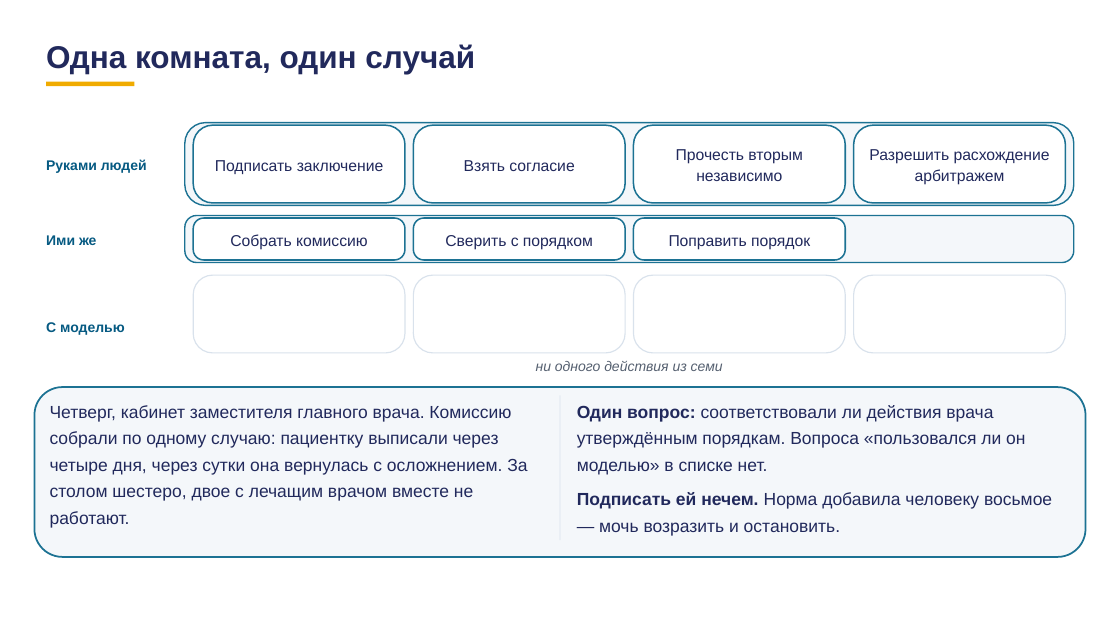
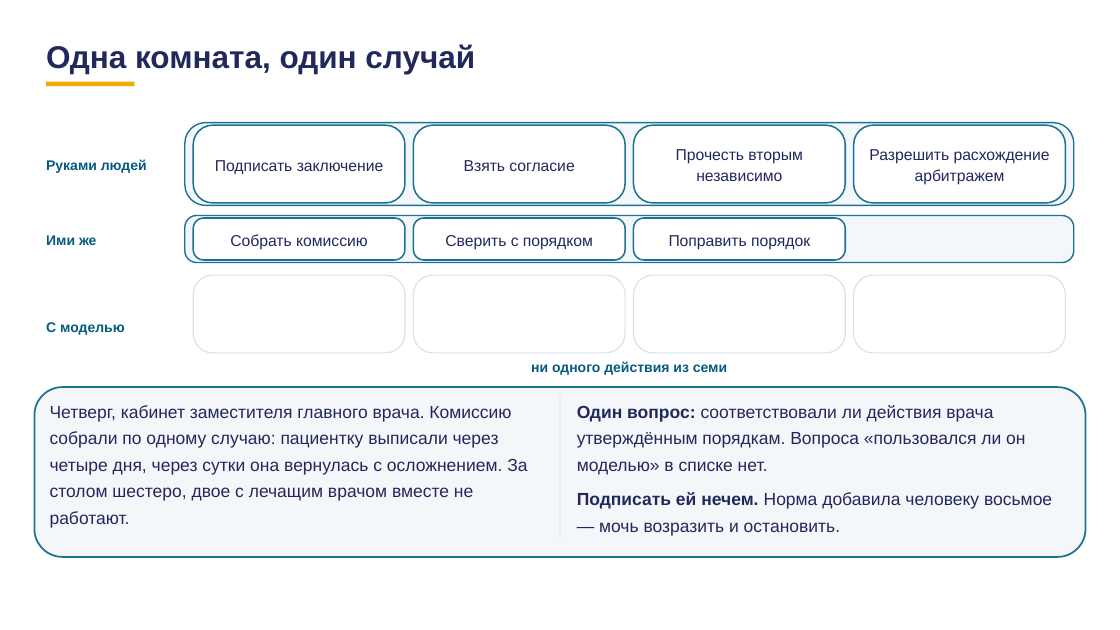
Before and after one commit to tellina-study/AI-usage-lessons, a slide deck: slide 70 of library/lectures/lec-07/rework/deck/lec-07-karkas.pptx. Drawn at 1120x630 pixels with LibreOffice and Linux fonts; fonts in the diff are those of the drawing. Boxes give left, top, right and bottom in pixels: in the first picture for what was removed or moved away, otherwise in the second. Text is boxed around its words. In the diff, an @@ line names an element or a change of style, - is before the commit and + after.

```diff
--- a/library/lectures/lec-07/rework/deck/lec-07-karkas.pptx
+++ b/library/lectures/lec-07/rework/deck/lec-07-karkas.pptx
@@ text "ни одного действия из семи" at box(531, 361, 727, 375): text colour #556070 to #065A82, bold on, italic off; line spacing 1 to 1.1 @@
```
Also in this commit, not shown: 2 other files.
